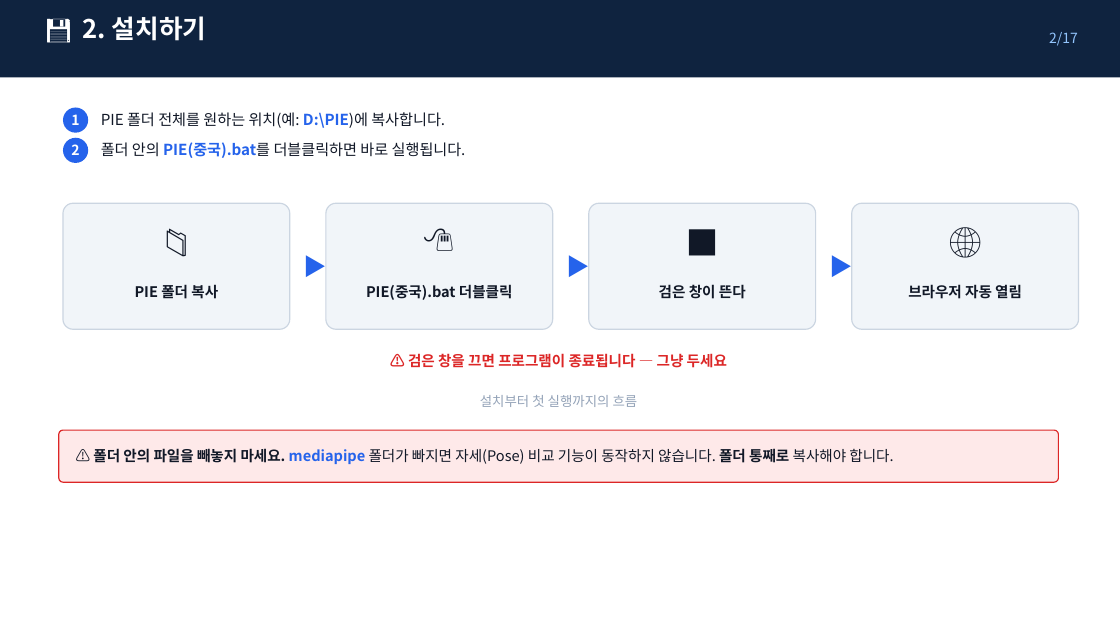
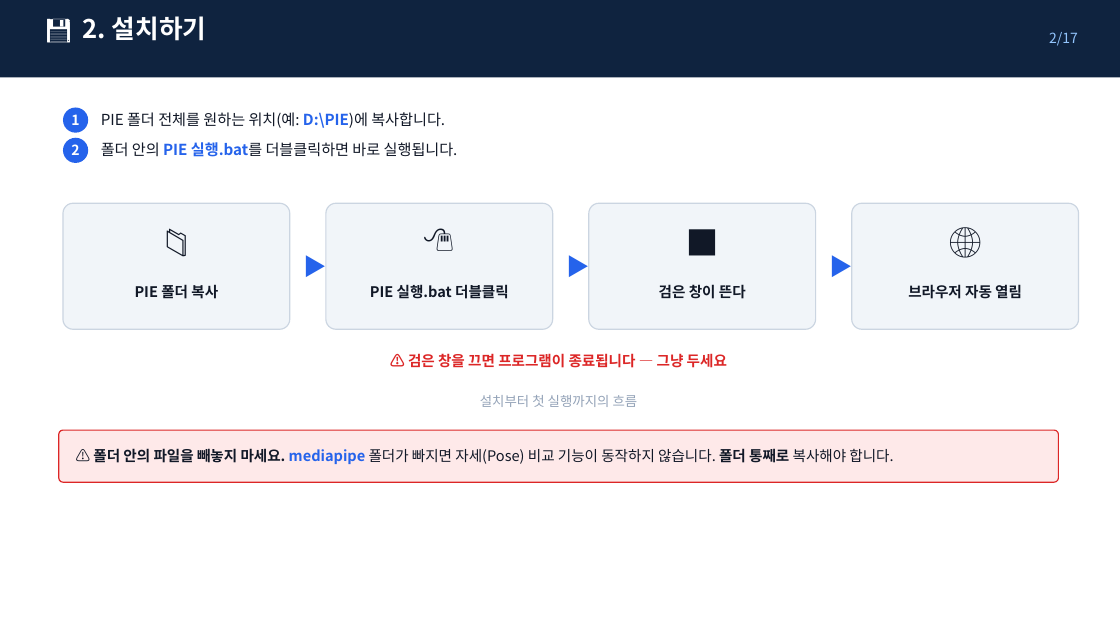
Before and after one commit to lovekhl83-stack/pie-work-analysis-cn, a slide deck: slide 5 of PIE_가이드_한국어.pptx. Drawn at 1120x630 pixels with LibreOffice and Linux fonts; fonts in the diff are those of the drawing. Boxes give left, top, right and bottom in pixels: in the first picture for what was removed or moved away, otherwise in the second. Text is boxed around its words. In the diff, an @@ line names an element or a change of style, - is before the commit and + after.

```diff
--- a/PIE_가이드_한국어.pptx
+++ b/PIE_가이드_한국어.pptx
@@ text at bbox=[101, 142, 458, 157]: text changed @@
-폴더 안의 PIE(중국).bat를 더블클릭하면 바로 실행됩니다.
+폴더 안의 PIE 실행.bat를 더블클릭하면 바로 실행됩니다.
@@ text at bbox=[370, 284, 509, 299]: text changed @@
-PIE(중국).bat 더블클릭
+PIE 실행.bat 더블클릭
```
Also in this commit, not shown: 2 other slides changed, 13 other files.
